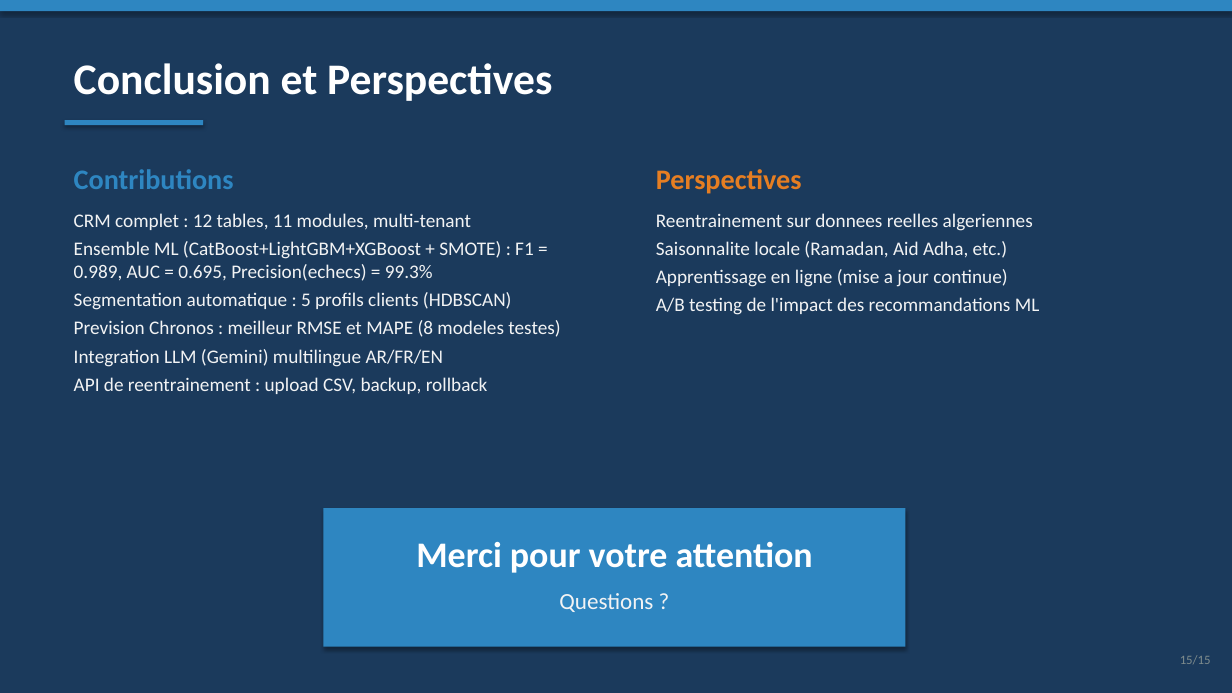
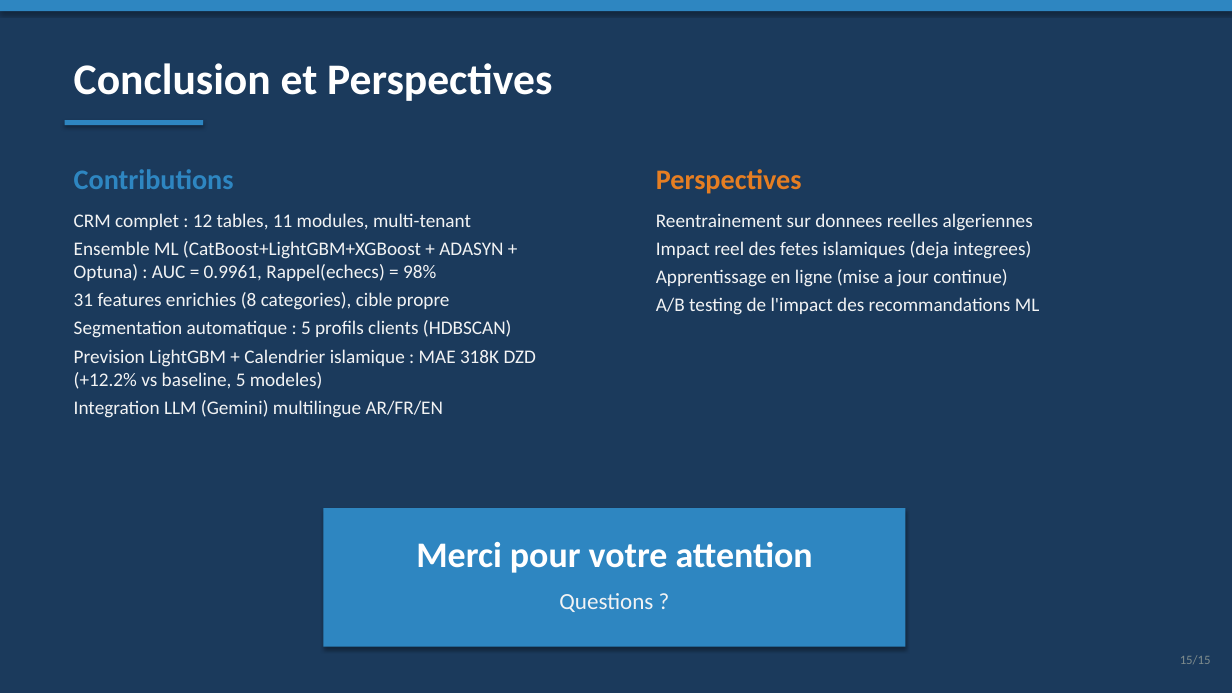
Before and after one commit to amine-dubs/COD-CRM, a slide deck: slide 15 of docs/presentation.pptx. Drawn at 1232x693 pixels with LibreOffice and Linux fonts; fonts in the diff are those of the drawing. Boxes give left, top, right and bottom in pixels: in the first picture for what was removed or moved away, otherwise in the second. Text is boxed around its words. In the diff, an @@ line names an element or a change of style, - is before the commit and + after.

Commit message:
Optimize risk model: AUC 0.695 -> 0.9961, 31 features, ADASYN + Optuna
Risk prediction:
- Clean target (delivered vs canceled/unavailable only, 97,712 orders)
- Enhanced features: 20 -> 31 across 8 categories (payment, product quality, geography)
- ADASYN (ratio=0.3) replaces SMOTE for adaptive minority resampling
- Optuna hyperparameter optimization (80 trials) for LightGBM
- Failure detection: recall 25% -> 98%, precision 100%, F1 0.99
- Confusion matrix: TN=242, FP=5, FN=0, TP=19,296

Frontend/Backend alignment:
- Update types.ts, RiskPredictionForm (add payment method dropdown)
- Update AIInsightsController.php (customer_total_spent, payment_method)
- Remove stale fields (discount, source, customer_success_rate)
- Fix forecast page: Prophet -> LightGBM + Islamic calendar

Risk reasons adapted for Algerian COD context:
- Remove payment-as-risk reasons (COD is universal in Algeria)
- Keep actionable reasons (customer history, geography, product quality)

Documentation updated: rapport.tex, presentation.pptx, README.md, email.md
- Add foundation models justification section
- Add ADASYN bibliography entry
- Update all metrics and confusion matrices

```diff
--- a/docs/presentation.pptx
+++ b/docs/presentation.pptx
@@ text at box(74, 241, 503, 310): text changed @@
-Ensemble ML (CatBoost+LightGBM+XGBoost + SMOTE) : F1 = 0.989, AUC = 0.695, Precision(echecs) = 99.3%
+Ensemble ML (CatBoost+LightGBM+XGBoost + ADASYN + Optuna) : AUC = 0.9961, Rappel(echecs) = 98%
+31 features enrichies (8 categories), cible propre
@@ text at box(656, 241, 1031, 259): text changed @@
-Saisonnalite locale (Ramadan, Aid Adha, etc.)
+Impact reel des fetes islamiques (deja integrees)
@@ text at box(74, 349, 536, 389): text changed @@
-Prevision Chronos : meilleur RMSE et MAPE (8 modeles testes)
+Prevision LightGBM + Calendrier islamique : MAE 318K DZD (+12.2% vs baseline, 5 modeles)
@@ text at box(74, 377, 488, 394): paragraph removed @@
-API de reentrainement : upload CSV, backup, rollback
```
Also in this commit, not shown: 4 other slides changed, 16 other files.
